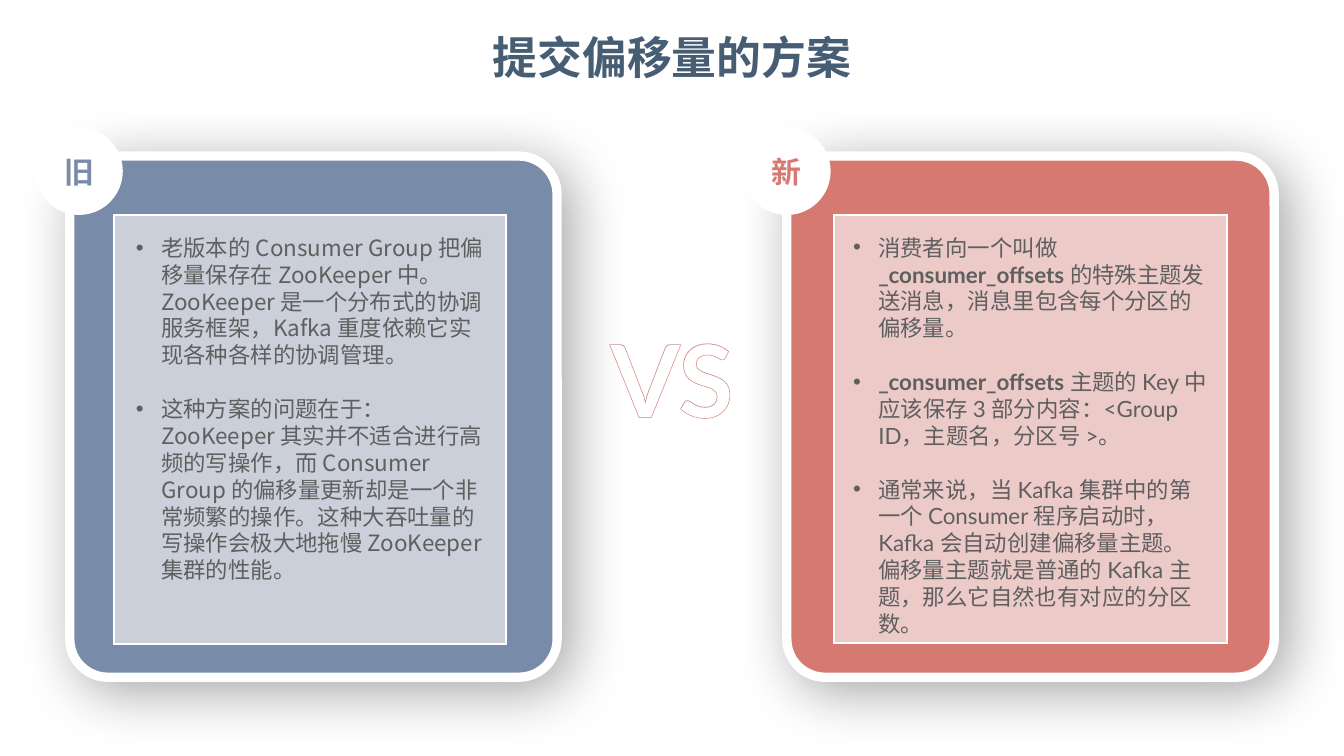
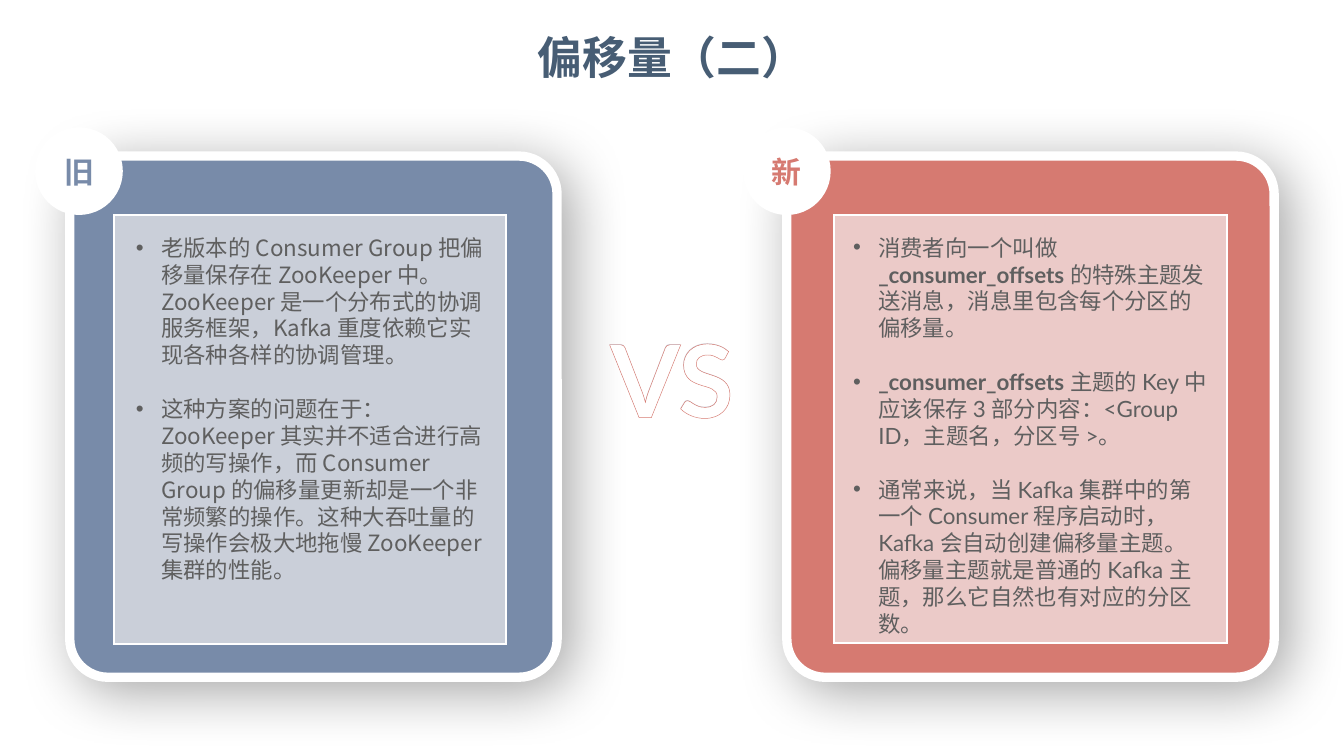
Before and after one commit to dunwu/bigdata-tutorial, a slide deck: slide 15 of assets/kafka/kafka.pptx (slide 12 before the commit). Drawn at 1344x756 pixels with LibreOffice and Linux fonts; fonts in the diff are those of the drawing; background and template pictures are left out. Boxes give left, top, right and bottom in pixels: in the first picture for what was removed or moved away, otherwise in the second. Text is boxed around its words. In the diff, an @@ line names an element or a change of style, - is before the commit and + after.

```diff
--- a/assets/kafka/kafka.pptx
+++ b/assets/kafka/kafka.pptx
@@ text at (x1=538, y1=35, x2=807, y2=79): text changed @@
-提交偏移量的方案
+偏移量（二）
```
Also in this commit, not shown: 7 other slides changed, 4 slides added, 2 slides removed, 7 other files.
